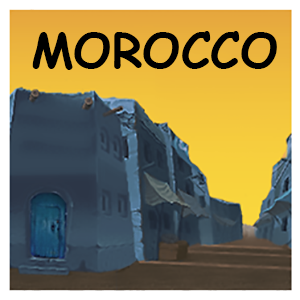
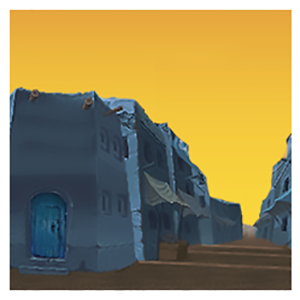
The second (300, 300) image is a revision of the first. Changes to its layers:
hid "MOROCCO" over [32, 31, 277, 70]
